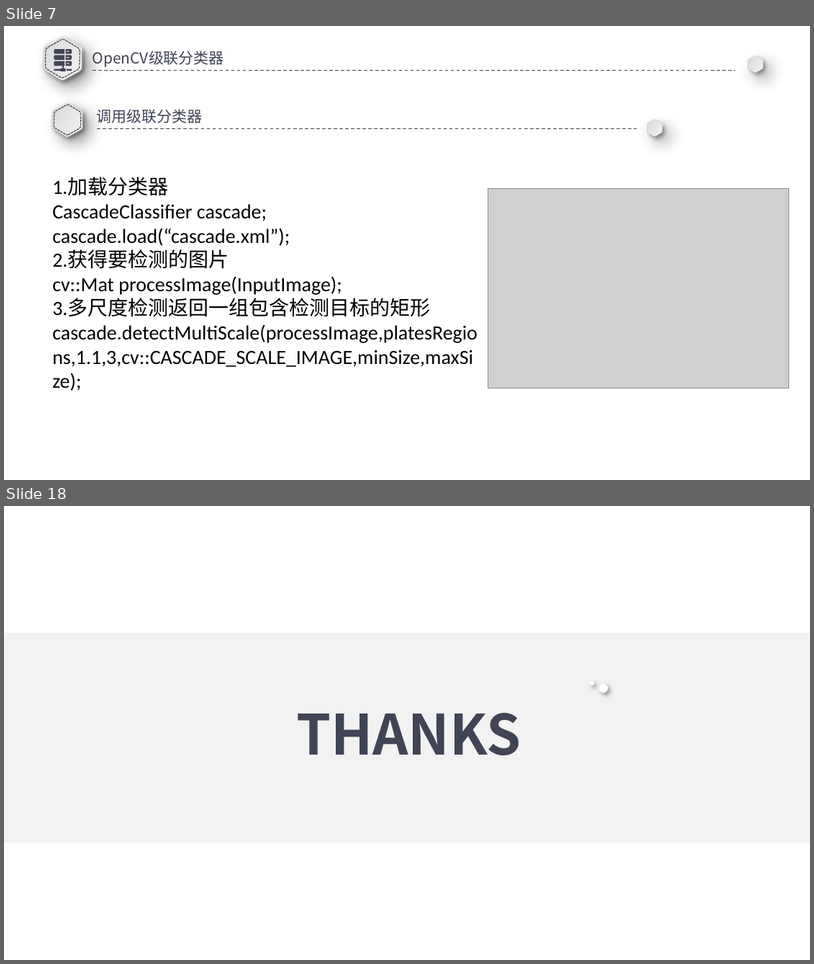
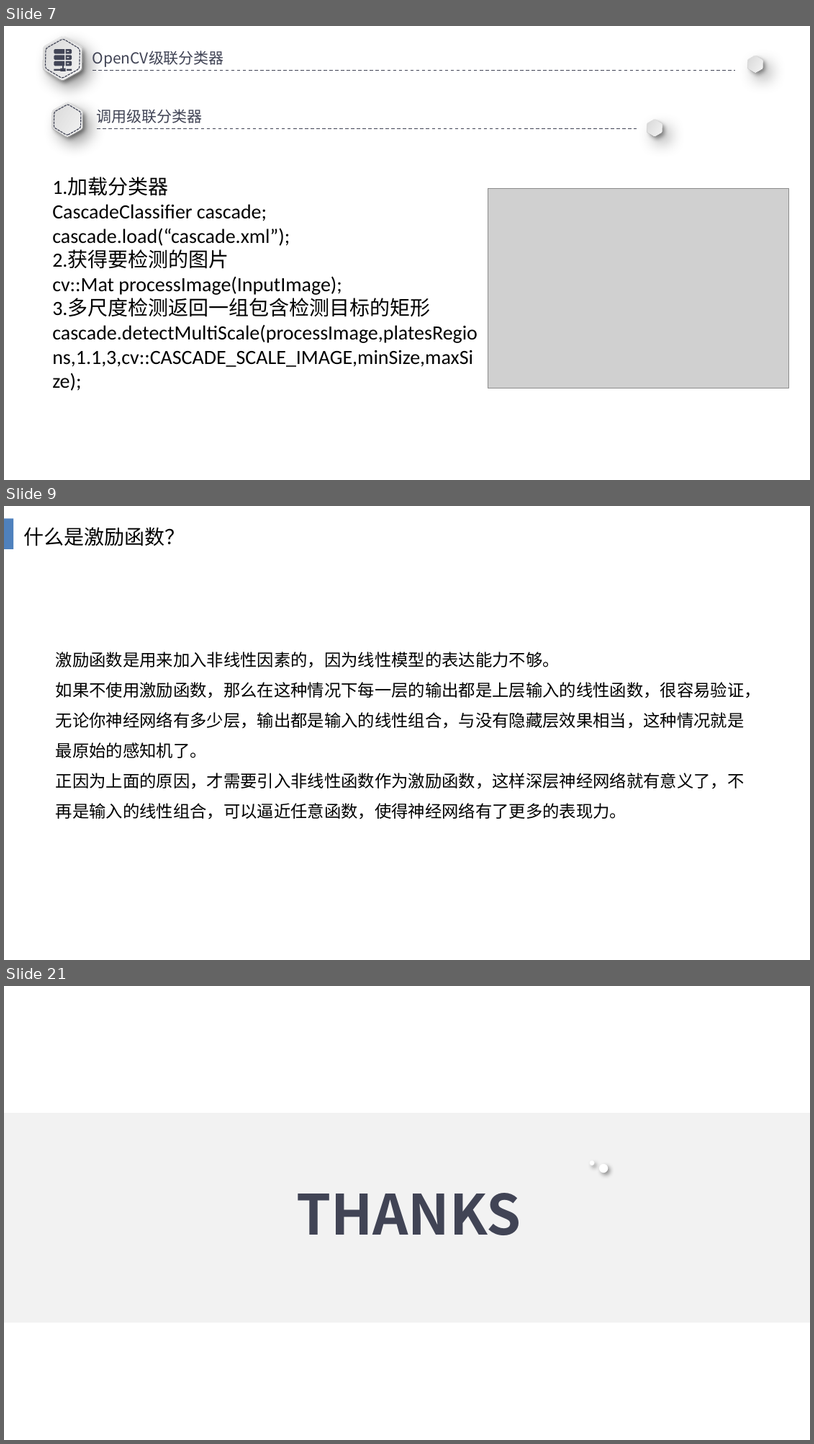
Before and after one commit to A7yanG/GA_Plank, a slide deck: 车牌.pptx. Shown one above the other, each under a label of ours: slides 7 and 18 before the commit, slides 7, 9 and 21 after it; the slides between them are not shown. The pictures are 814x964 and 814x1444 pixels, drawn with LibreOffice and Linux fonts; fonts in the diff are those of the drawing; grey boxes stand for pictures. Boxes give left, top, right and bottom in pixels: in the first picture for what was removed or moved away, otherwise in the second. Text is boxed around its words. In the diff, an @@ line names an element or a change of style, - is before the commit and + after.

```diff
--- a/车牌.pptx
+++ b/车牌.pptx
@@ slide 9 added at bbox=[4, 506, 810, 960], background #FFFFFF @@
@@ rectangle added at bbox=[4, 518, 13, 548], fill #4F81BD @@
@@ text added at bbox=[23, 527, 185, 546], 18 pt, text #000000 @@
+什么是激励函数？
@@ text added at bbox=[56, 651, 761, 819], 15 pt, text #000000 @@
+激励函数是用来加入非线性因素的，因为线性模型的表达能力不够。
+如果不使用激励函数，那么在这种情况下每一层的输出都是上层输入的线性函数，很容易验证，无论你神经网络有多少层，输出都是输入的线性组合，与没有隐藏层效果相当，这种情况就是最原始的感知机了。
+正因为上面的原因，才需要引入非线性函数作为激励函数，这样深层神经网络就有意义了，不再是输入的线性组合，可以逼近任意函数，使得神经网络有了更多的表现力。
@@ what was slide 18 is now slide 21 @@
```
Also in this commit, not shown: 1 slide changed, 11 other slides added, 9 slides removed, 1 other file.
